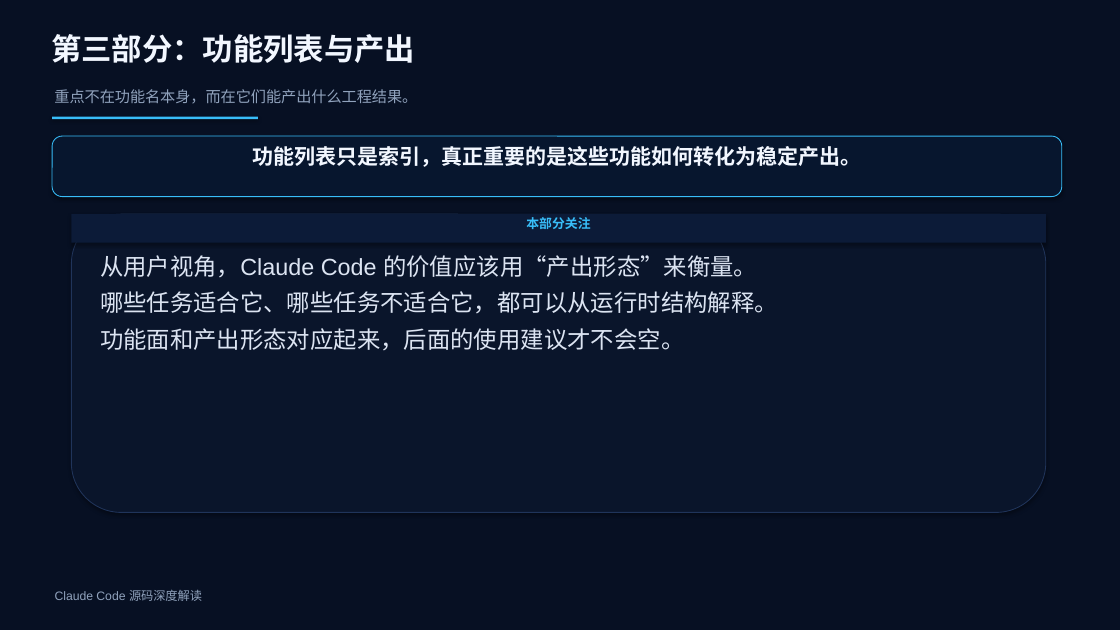
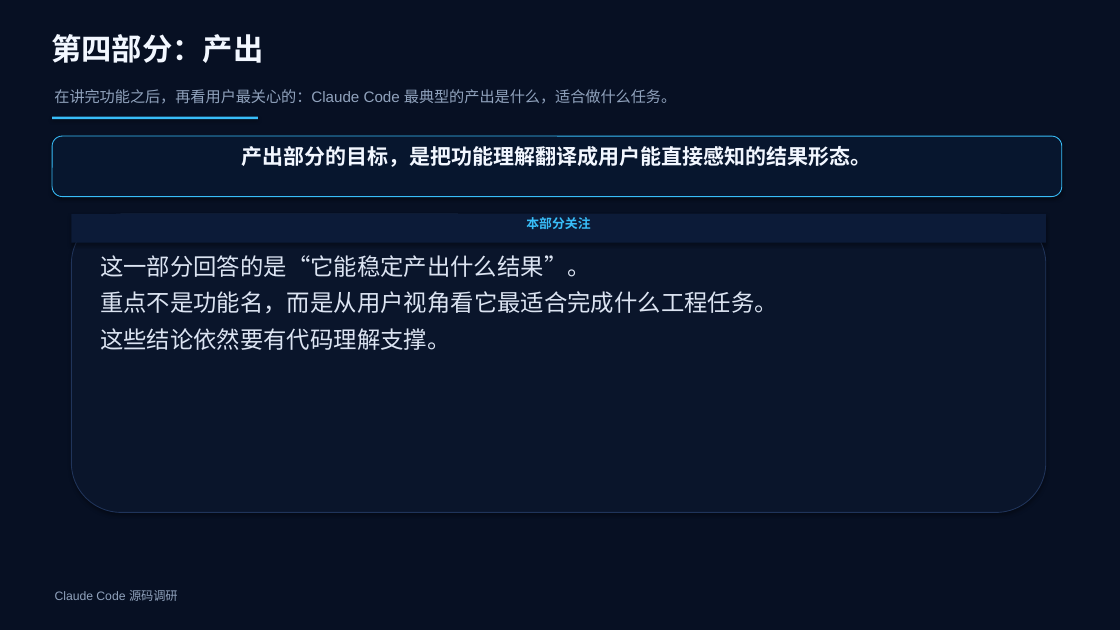
Before and after one commit to boboliu-1010/ccode, a slide deck: slide 37 of docs/zh/10-Claude Code 源码深度解读.pptx (slide 18 before the commit). Drawn at 1120x630 pixels with LibreOffice and Linux fonts; fonts in the diff are those of the drawing. Boxes give left, top, right and bottom in pixels: in the first picture for what was removed or moved away, otherwise in the second. Text is boxed around its words. In the diff, an @@ line names an element or a change of style, - is before the commit and + after.

```diff
--- a/docs/zh/10-Claude Code 源码深度解读.pptx
+++ b/docs/zh/10-Claude Code 源码深度解读.pptx
@@ text at <box>51,34,263,63</box>: text changed @@
-第三部分：功能列表与产出
+第四部分：产出
@@ text at <box>54,89,676,104</box>: text changed @@
-重点不在功能名本身，而在它们能产出什么工程结果。
+在讲完功能之后，再看用户最关心的：Claude Code 最典型的产出是什么，适合做什么任务。
@@ text in rounded rectangle at <box>242,146,872,167</box>: text changed @@
-功能列表只是索引，真正重要的是这些功能如何转化为稳定产出。
+产出部分的目标，是把功能理解翻译成用户能直接感知的结果形态。
@@ text at <box>100,255,778,350</box>: text changed @@
-从用户视角，Claude Code 的价值应该用“产出形态”来衡量。
-哪些任务适合它、哪些任务不适合它，都可以从运行时结构解释。
-功能面和产出形态对应起来，后面的使用建议才不会空。
+这一部分回答的是“它能稳定产出什么结果”。
+重点不是功能名，而是从用户视角看它最适合完成什么工程任务。
+这些结论依然要有代码理解支撑。
@@ text at <box>55,590,178,601</box>: text changed @@
-Claude Code 源码深度解读
+Claude Code 源码调研
```
Also in this commit, not shown: 53 other slides changed, 6 slides added, 1 other file.
